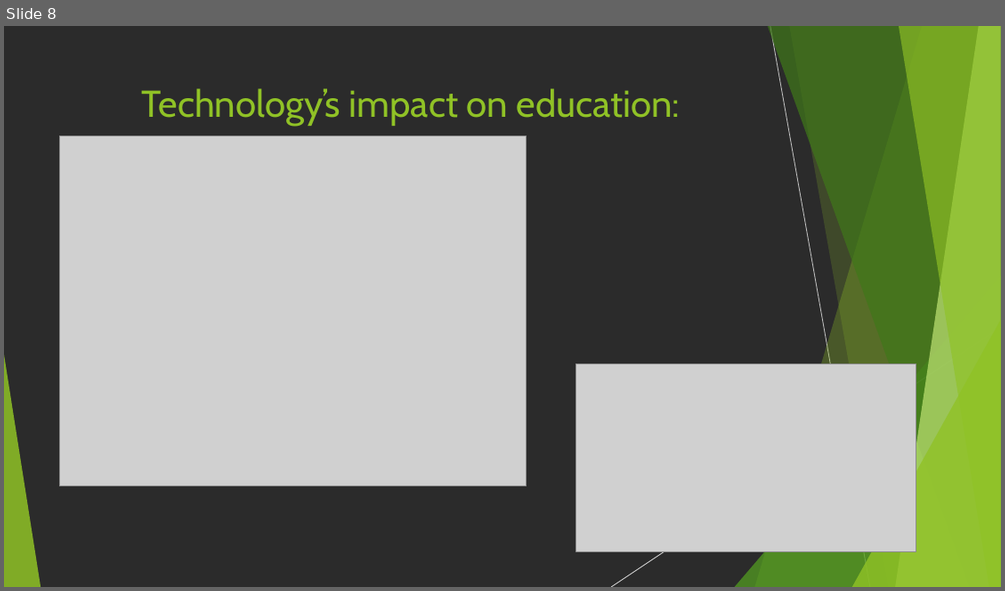
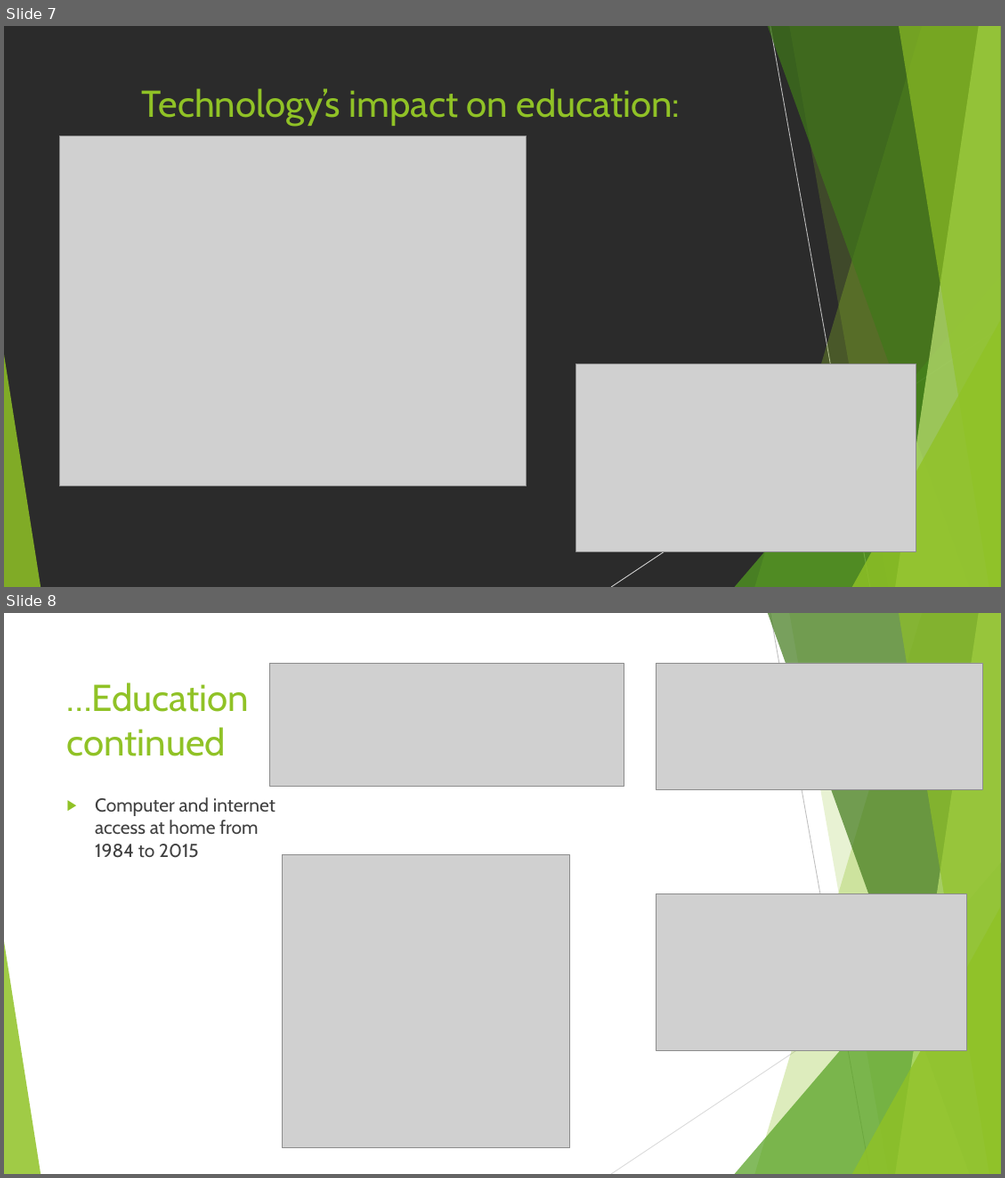
Before and after one commit to gpasley/uncc-group4-project1, a slide deck: The Technology that Changed the World.pptx. Shown one above the other, each under a label of ours: slide 8 before the commit, slides 7 and 8 after it. The pictures are 1005x591 and 1005x1178 pixels, drawn with LibreOffice and Linux fonts; fonts in the diff are those of the drawing; grey boxes stand for pictures; background and template pictures are left out; a plain dark background stands for a picture behind light text. Boxes give left, top, right and bottom in pixels: in the first picture for what was removed or moved away, otherwise in the second. Text is boxed around its words. In the diff, an @@ line names an element or a change of style, - is before the commit and + after.

```diff
--- a/The Technology that Changed the World.pptx
+++ b/The Technology that Changed the World.pptx
@@ slide 8 added at box(4, 613, 1001, 1174), background #FFFFFF; not listed: 10 template elements that a slide beside it also shows @@
@@ picture added at box(269, 663, 624, 787) @@
@@ picture added at box(656, 663, 983, 790) @@
@@ title added at box(67, 682, 250, 756), 36 pt, text #90C226 @@
+…Education continued
@@ text added at box(95, 797, 275, 858), 18 pt, text #404040 @@
+▶ Computer and internet access at home from 1984 to 2015
@@ picture added at box(283, 854, 569, 1147) @@
@@ picture added at box(656, 894, 967, 1051) @@
@@ what was slide 8 is now slide 7 @@
```
Also in this commit, not shown: 2 slides changed, 1 slide removed.
